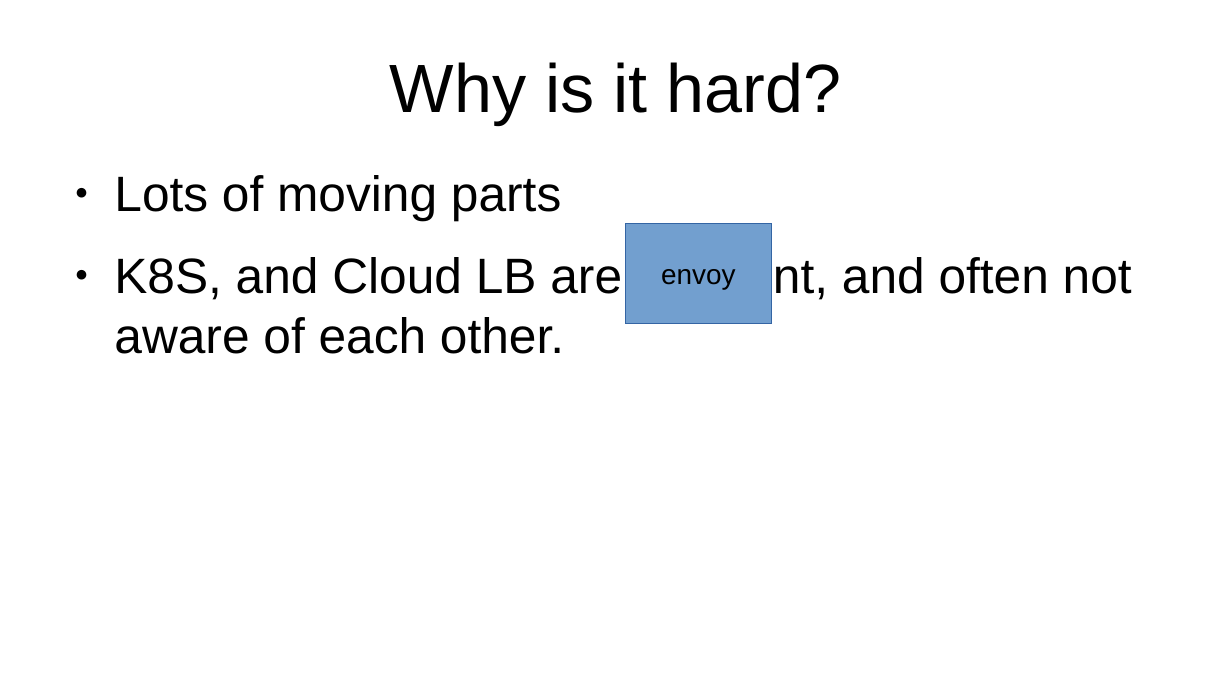
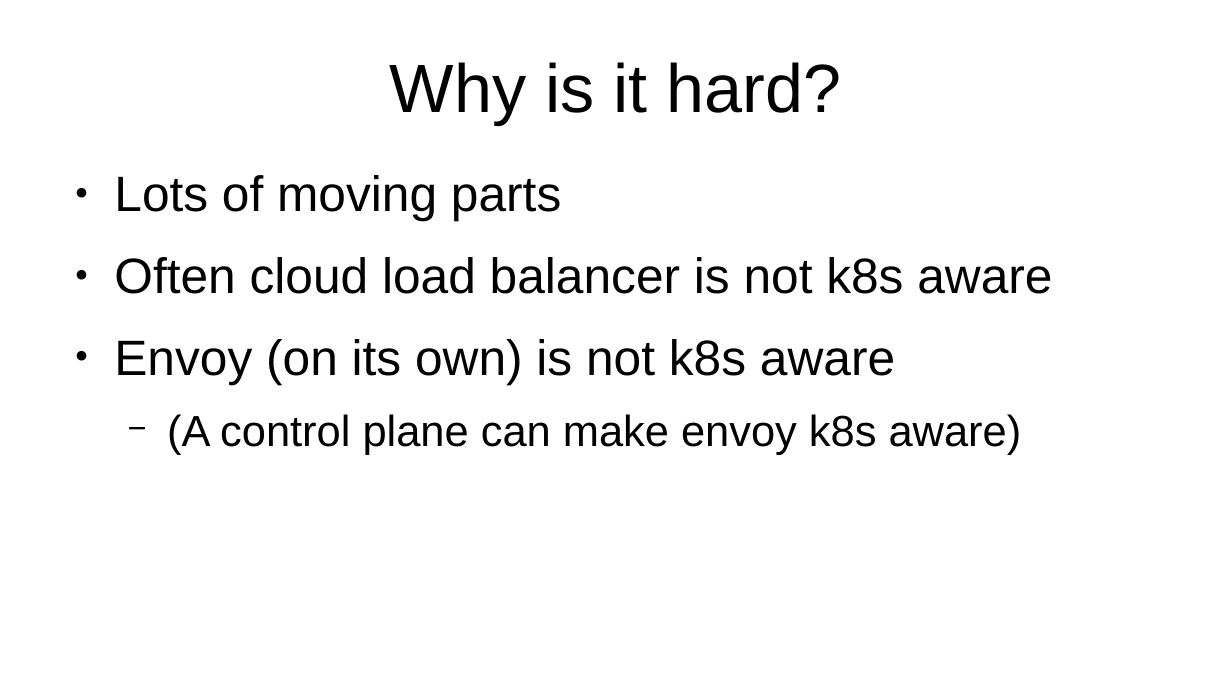
Before and after one commit to solo-io/hoot, a slide deck: slide 6 of 11-hitless-delpoy/slides.odp (slide 2 before the commit). Drawn at 1232x693 pixels with LibreOffice and Linux fonts; fonts in the diff are those of the drawing. Boxes give left, top, right and bottom in pixels: in the first picture for what was removed or moved away, otherwise in the second. Text is boxed around its words. In the diff, an @@ line names an element or a change of style, - is before the commit and + after.

```diff
--- a/11-hitless-delpoy/slides.odp
+++ b/11-hitless-delpoy/slides.odp
@@ rectangle removed at (x1=626, y1=224, x2=771, y2=324) @@
-envoy
@@ text at (x1=114, y1=257, x2=1052, y2=455): text changed @@
-● K8S, and Cloud LB are different, and often not aware of each other.
+● Often cloud load balancer is not k8s aware
+● Envoy (on its own) is not k8s aware
+  − (A control plane can make envoy k8s aware)
```
Also in this commit, not shown: 7 other slides changed, 1 slide added, 1 other file.
